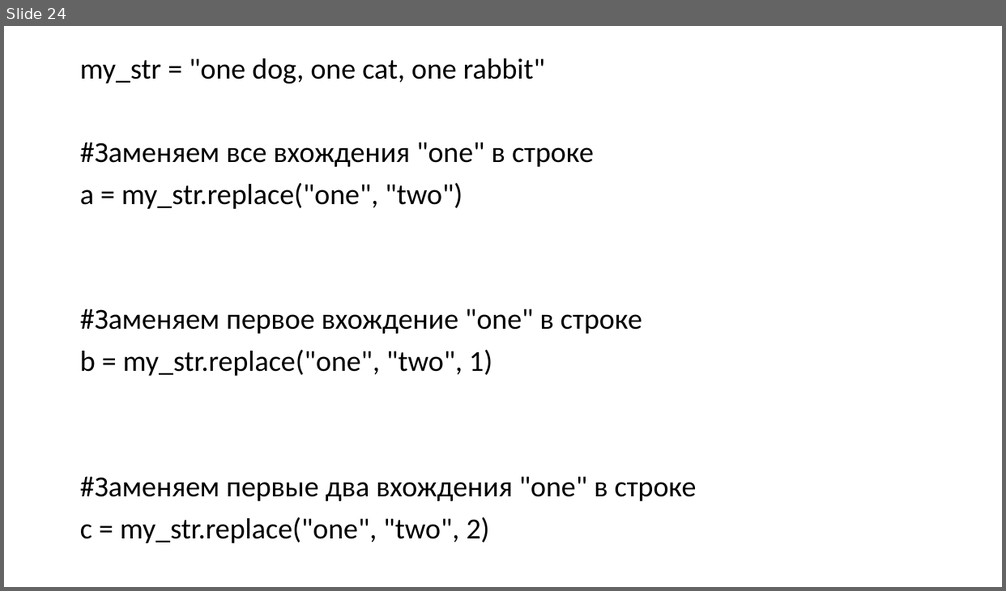
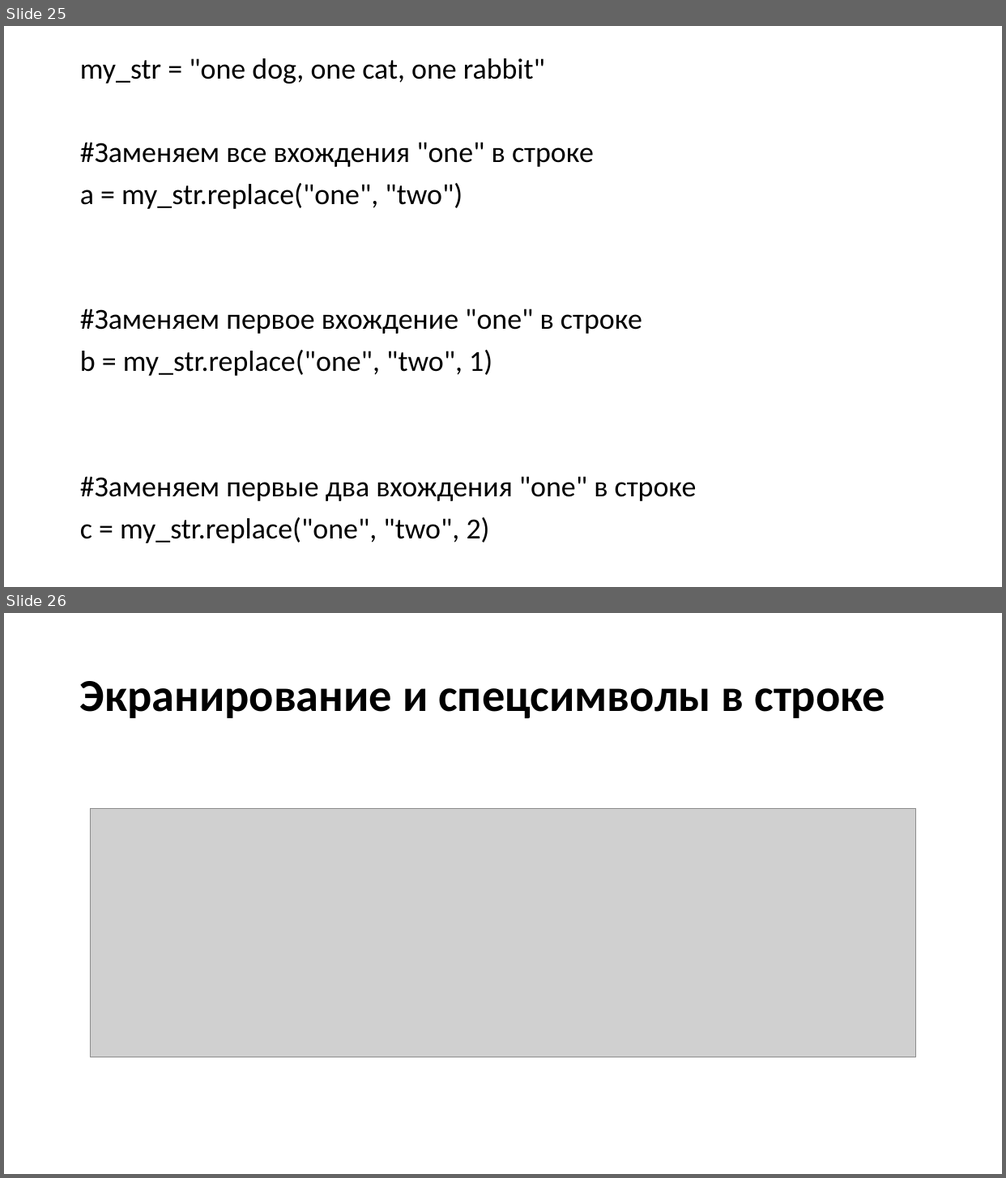
Before and after one commit to xDes-by/test, a slide deck: Презентация6.pptx. Shown one above the other, each under a label of ours: slide 24 before the commit, slides 25 and 26 after it. The pictures are 1006x591 and 1006x1178 pixels, drawn with LibreOffice and Linux fonts; fonts in the diff are those of the drawing; grey boxes stand for pictures. Boxes give left, top, right and bottom in pixels: in the first picture for what was removed or moved away, otherwise in the second. Text is boxed around its words. In the diff, an @@ line names an element or a change of style, - is before the commit and + after.

```diff
--- a/Презентация6.pptx
+++ b/Презентация6.pptx
@@ slide 26 added at (4,613,1002,1174), background #FFFFFF @@
@@ title added at (80,681,885,718), 44 pt, text #000000, bold @@
+Экранирование и спецсимволы в строке
@@ picture added at (91,809,916,1058) @@
@@ what was slide 24 is now slide 25 @@
```
Also in this commit, not shown: 1 other slide added, 2 other files.
